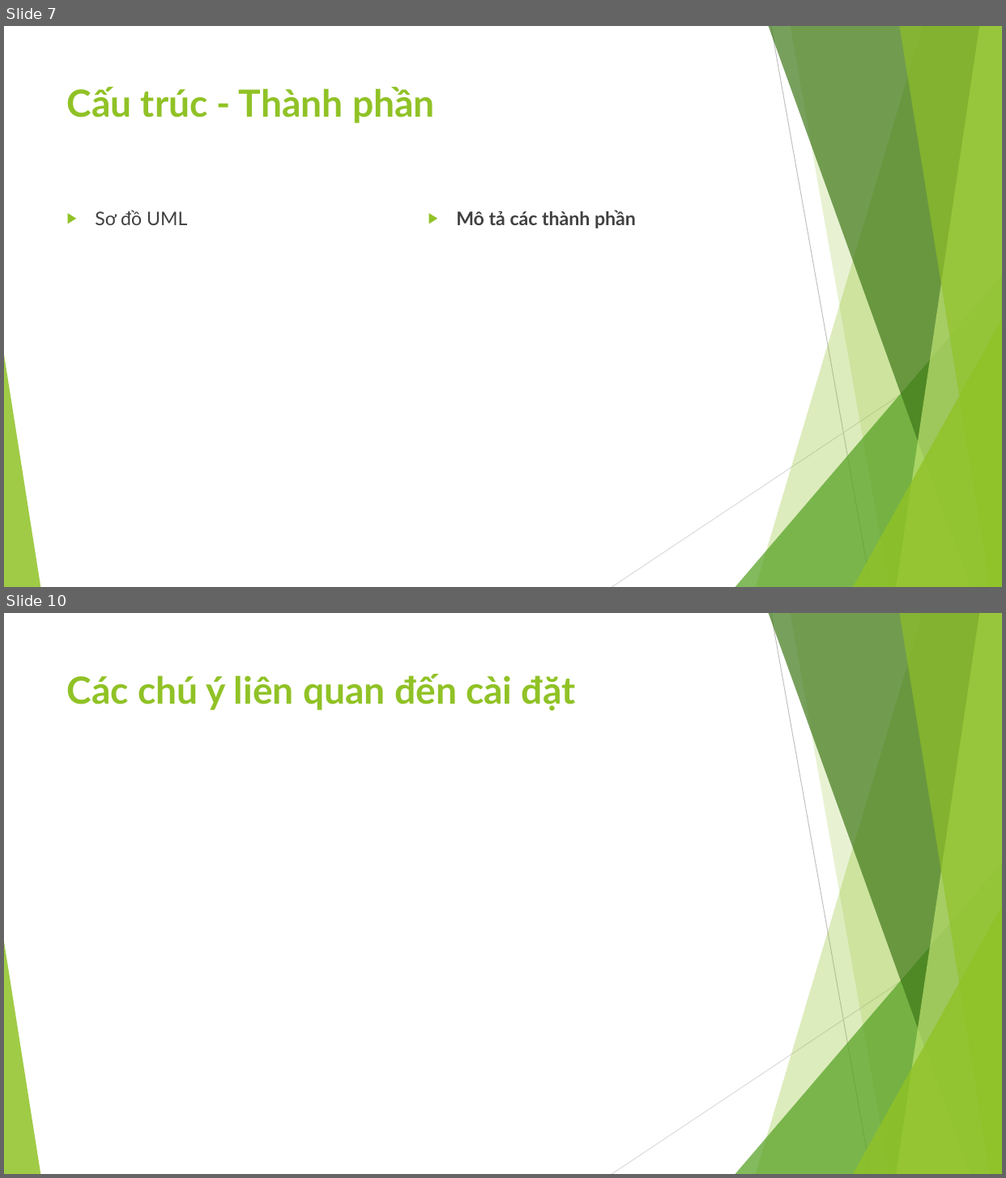
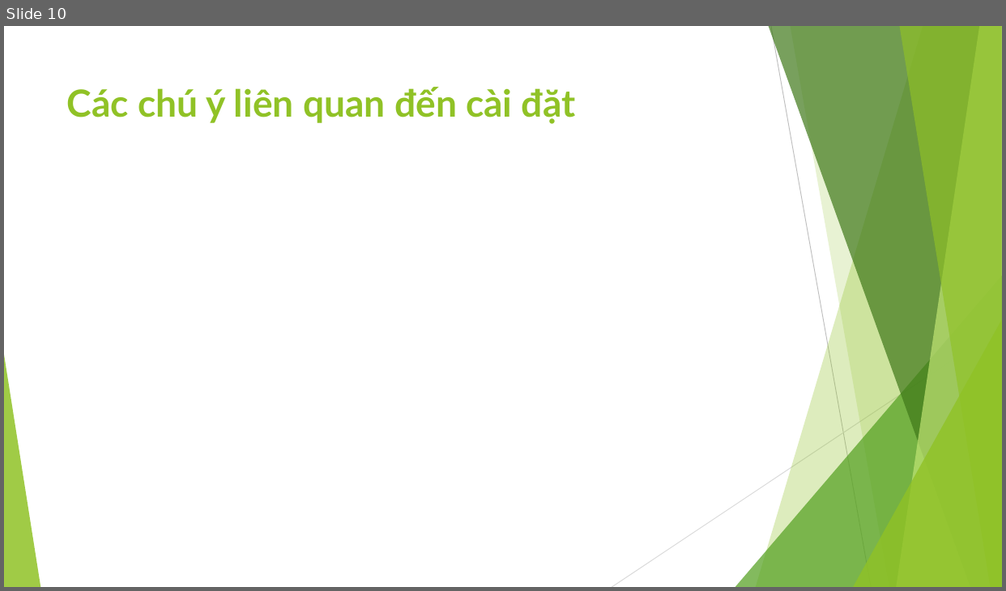
Before and after one commit to ChrisJamison/design_pattern, a slide deck: Báo cáo cuối kỳ/21. Strategy/Slide.pptx. Shown one above the other, each under a label of ours: slides 7 and 10 before the commit, slide 10 after it; the slides between them are not shown. The pictures are 1006x1178 and 1006x591 pixels, drawn with LibreOffice and Linux fonts; fonts in the diff are those of the drawing. Boxes give left, top, right and bottom in pixels: in the first picture for what was removed or moved away, otherwise in the second. Text is boxed around its words. In the diff, an @@ line names an element or a change of style, - is before the commit and + after.

```diff
--- a/Báo cáo cuối kỳ/21. Strategy/Slide.pptx
+++ b/Báo cáo cuối kỳ/21. Strategy/Slide.pptx
@@ slide 7 removed at bbox=[4, 26, 1002, 587], background #FFFFFF; not listed: 10 template elements that a slide beside it also shows @@
@@ title removed at bbox=[67, 87, 435, 123] @@
-Cấu trúc - Thành phần
@@ text removed at bbox=[95, 210, 187, 225] @@
-▶ Sơ đồ UML
@@ text removed at bbox=[456, 210, 636, 228] @@
-▶ Mô tả các thành phần
```
Also in this commit, not shown: 7 slides changed, 2 slides added, 2 other slides removed, 2 other files.
